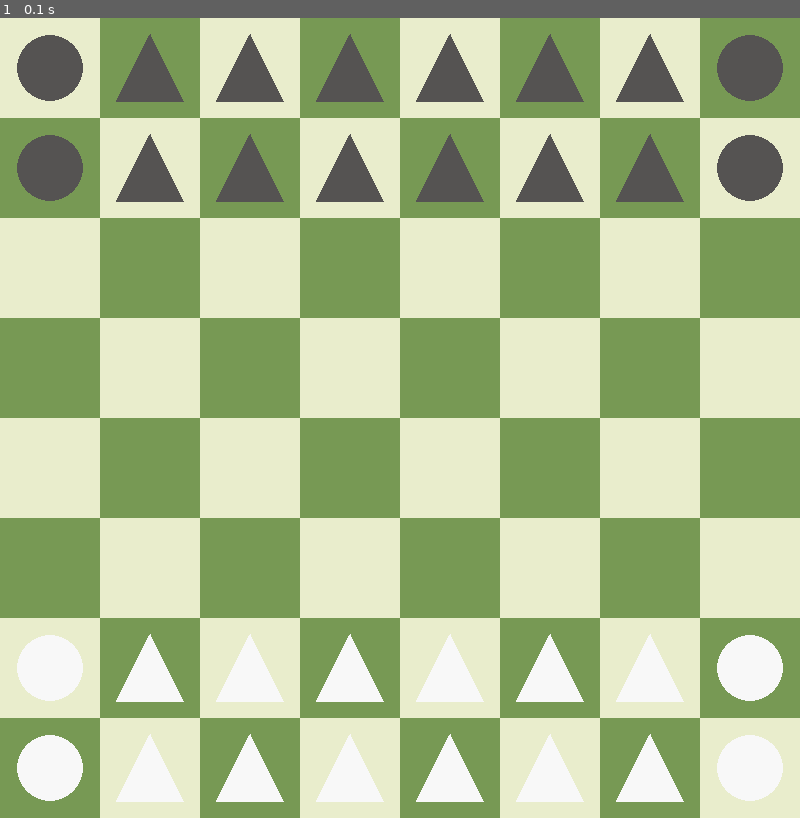
Above: before the commit, frame 1.
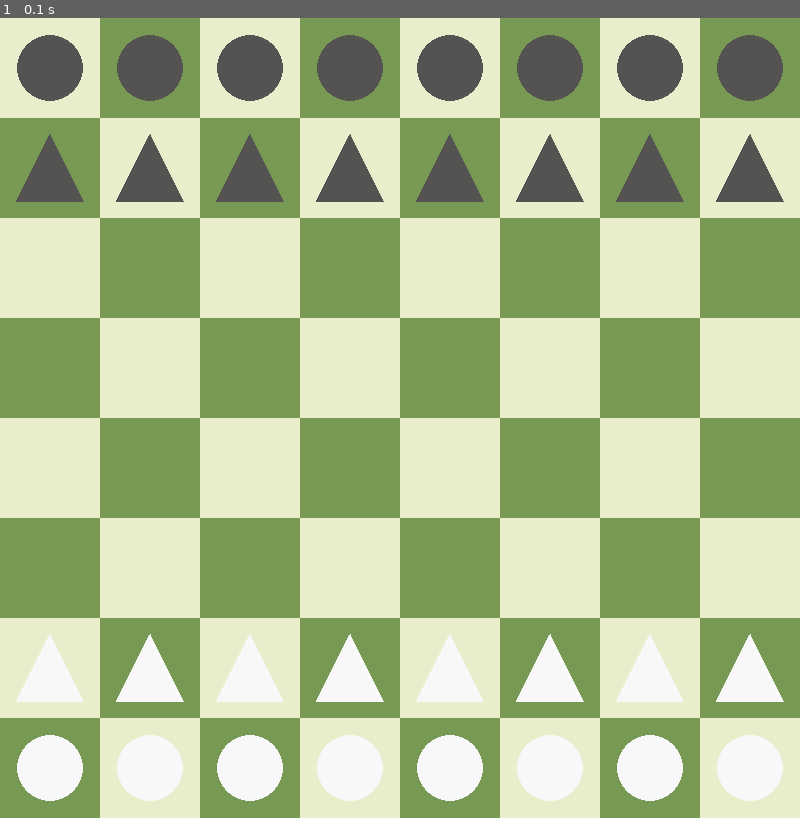
Above: after the commit, the same moment.

Repository: caleb-james-smith/PyGameChess
Game: pygame game, started from play.py
The game is run twice, just before and just after one commit, with the same random seed, the same clock (stepped at 60 frames per second) and the same inputs.
Inputs:
- Up to frame 1 (0.1 s): no input

The runs differ from the first frame. In frame 1, 4.6% of the frame differs, in the area x 2-98%, y 2-98%.

Commit message:
Choose piece type based on y.

Diff:
--- a/play.py
+++ b/play.py
@@ -58,7 +58,7 @@
             else:
                 color = light_color
             # choose piece type
-            if x == 0 or x == squares_per_side - 1:
+            if y == 0 or y == squares_per_side - 1:
                 type = "circle"
             else:
                 type = "triangle"
